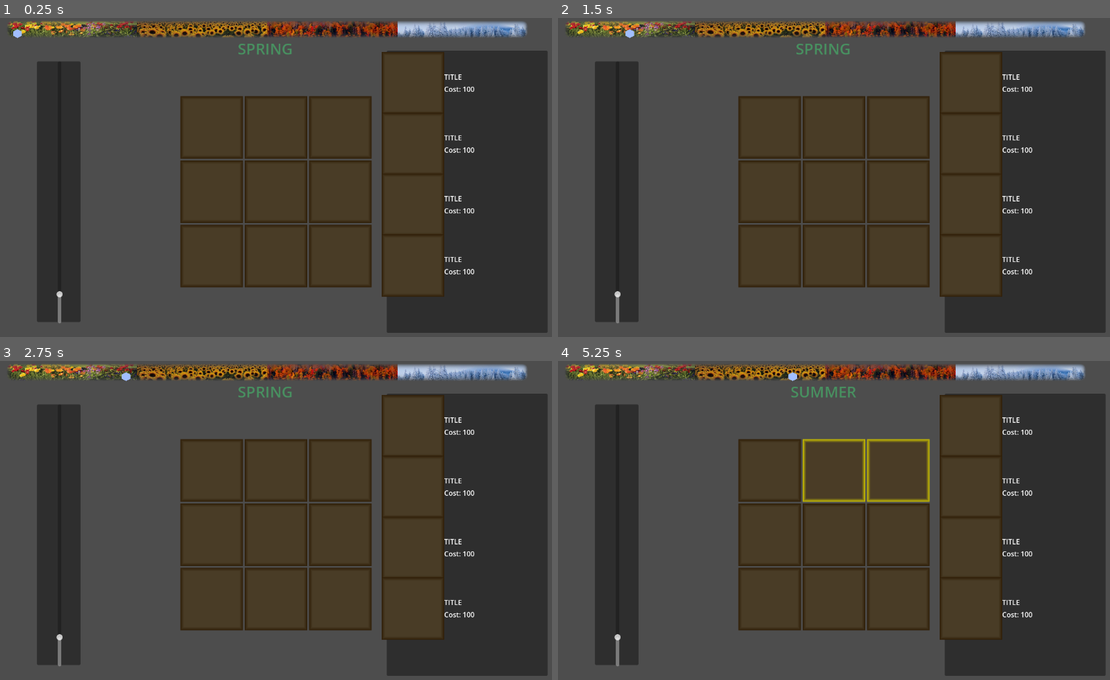
Above: before the commit, frames 1-4 (two rows, left to right).
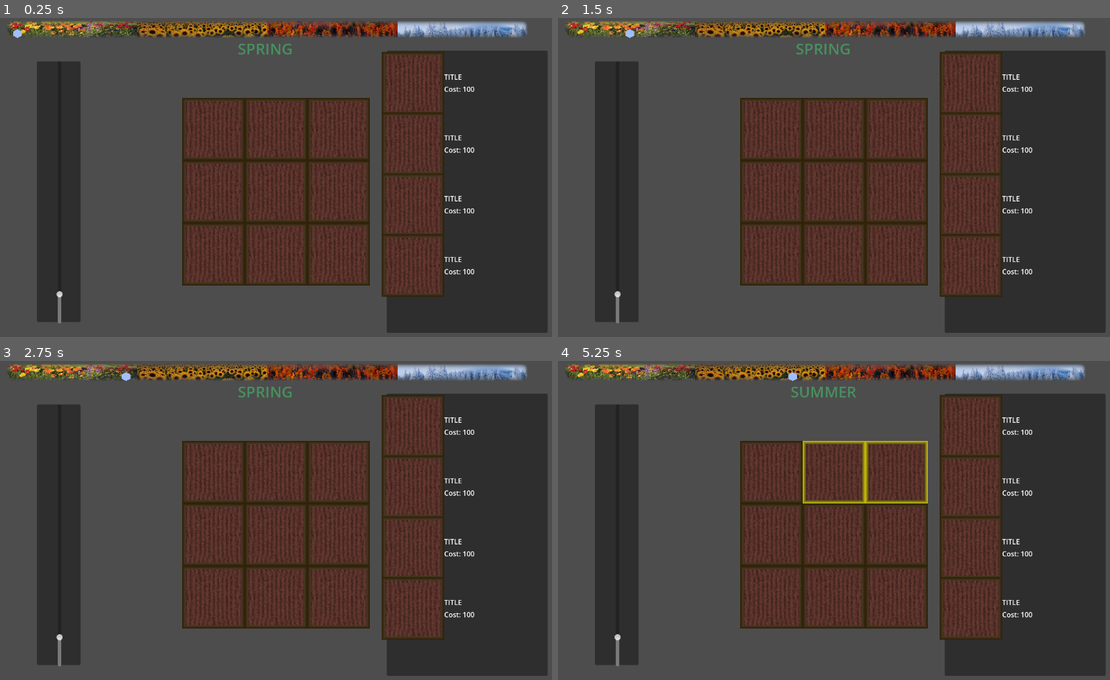
Above: after the commit, the same moments.

Repository: jintachi/GWJ85
Game: Godot game, scene res://scenes/main.tscn
The game is run twice, just before and just after one commit, with the same random seed, the same clock (stepped at 60 frames per second) and the same inputs.
Inputs (mouse positions are in pixels of both pictures, inside the frame that each line leads up to):
- Up to frame 1 (0.25 s): no input
- Up to frame 2 (1.5 s): move the mouse to (972, 81) at 0.52 s; hold E (turn_right) 0.53-1.28 s; hold Shift 0.53-1.28 s; click (972, 81) at 0.67 s; move the mouse to (972, 142) at 1.27 s; hold Q (turn_left) from 1.28 s (still down); tap Ctrl at 1.35 s; click (972, 142) at 1.42 s
- Up to frame 3 (2.75 s): tap Enter at 2 s; move the mouse to (414, 549) at 2.02 s; release Q (turn_left) at 2.03 s; hold E (turn_right) from 2.03 s (still down); hold Shift from 2.03 s (still down); click (414, 549) at 2.17 s
- Up to frame 4 (5.25 s): tap Space at 2.75, 4.25 s; move the mouse to (972, 609) at 2.77 s; release Shift at 2.78 s; tap Ctrl at 2.85, 4.35 s; click (972, 609) at 2.92 s; tap Enter at 3.5 s; move the mouse to (767, 469) at 3.52 s; release E (turn_right) at 3.53 s; hold Shift 3.53-4.28 s; hold Q (turn_left) from 3.53 s (still down); click (767, 469) at 3.67 s; move the mouse to (834, 469) at 4.27 s; click (834, 469) at 4.42 s; move the mouse to (900, 469) at 5.02 s; hold Shift from 5.03 s (still down); click (900, 469) at 5.17 s

The runs differ from the first frame. In frame 1, 7.0% of the frame differs, in the area x 32-80%, y 11-87%; in frame 2, 7.0%; in frame 3, 7.0%; in frame 4, 7.4%.

Commit message:
soil in tile

Diff:
--- a/scenes/cell_system/cell_grid.tscn
+++ b/scenes/cell_system/cell_grid.tscn
@@ -4,11 +4,13 @@
 [ext_resource type="PackedScene" uid="uid://c44fogmclava" path="res://scenes/cell_system/tile.tscn" id="2_nd0wf"]
 
 [node name="CellGrid" type="GridContainer"]
-anchors_preset = 15
-anchor_right = 1.0
+anchors_preset = -1
+anchor_right = 0.625
 anchor_bottom = 1.0
 grow_horizontal = 2
 grow_vertical = 2
+theme_override_constants/h_separation = 0
+theme_override_constants/v_separation = 0
 columns = 3
 script = ExtResource("1_hfevk")
 
--- a/scenes/cell_system/tile.tscn
+++ b/scenes/cell_system/tile.tscn
@@ -1,13 +1,15 @@
-[gd_scene load_steps=3 format=3 uid="uid://c44fogmclava"]
+[gd_scene load_steps=4 format=3 uid="uid://c44fogmclava"]
 
 [ext_resource type="Theme" uid="uid://b5ldjeqg05ylx" path="res://assets/THEMES/new_theme.tres" id="1_e5d2n"]
 [ext_resource type="Script" uid="uid://c1naffjba6fjn" path="res://scenes/cell_system/tile.gd" id="1_ysrkh"]
+[ext_resource type="Texture2D" uid="uid://dnjt84ftrk770" path="res://assets/IMAGES/soil_tilable_256.png" id="3_e5d2n"]
 
 [node name="Tile" type="PanelContainer"]
 custom_minimum_size = Vector2(128, 128)
-anchors_preset = 15
-anchor_right = 1.0
-anchor_bottom = 1.0
+anchors_preset = -1
+anchor_right = 0.625
+anchor_bottom = 0.967
+offset_bottom = 26.4
 grow_horizontal = 2
 grow_vertical = 2
 size_flags_horizontal = 3
@@ -18,6 +20,7 @@
 [node name="MachineLayer" type="TextureRect" parent="."]
 custom_minimum_size = Vector2(128, 128)
 layout_mode = 2
+texture = ExtResource("3_e5d2n")
 expand_mode = 2
 stretch_mode = 5
 
